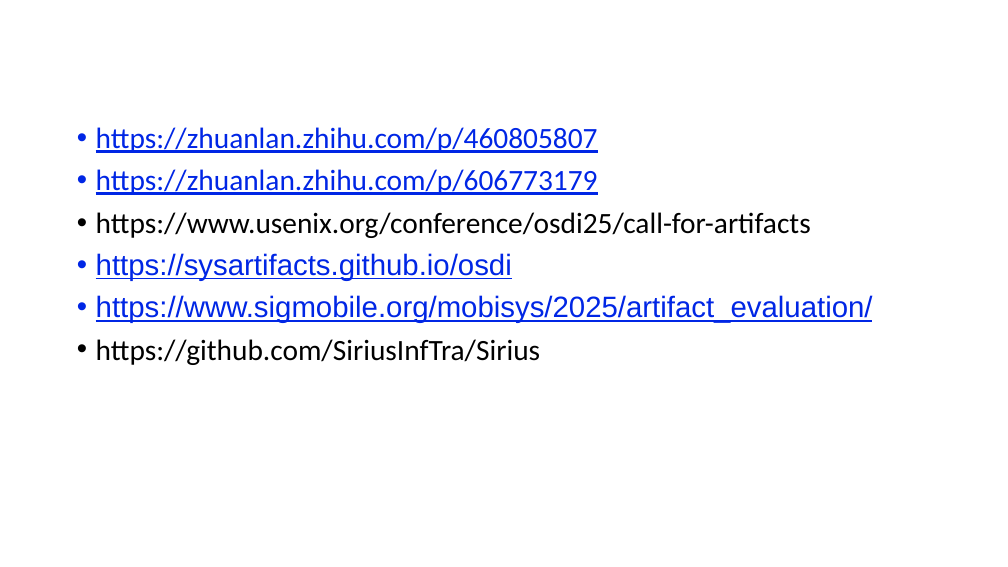
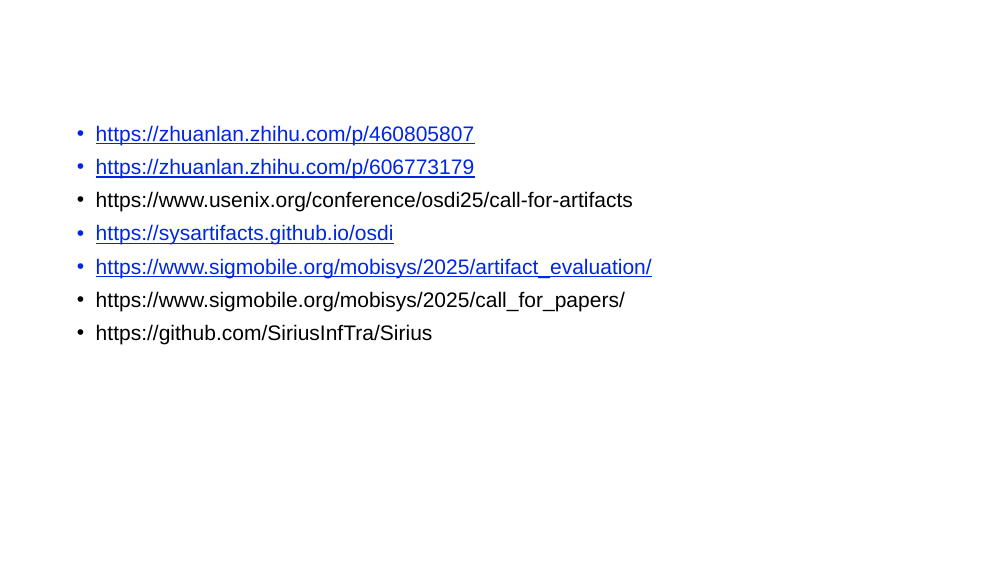
Before and after one commit to fmy-fly/Pre-ppt, a slide deck: slide 23 of AE介绍.pptx (slide 22 before the commit). Drawn at 1008x567 pixels with LibreOffice and Linux fonts; fonts in the diff are those of the drawing. Boxes give left, top, right and bottom in pixels: in the first picture for what was removed or moved away, otherwise in the second. Text is boxed around its words. In the diff, an @@ line names an element or a change of style, - is before the commit and + after.

```diff
--- a/AE介绍.pptx
+++ b/AE介绍.pptx
@@ text at <box>96,125,652,345</box>: size 28 to 20 pt in "https://zhuanlan.zhihu.com/p/460805807", "https://zhuanlan.zhihu.com/p/606773179", "https://www.usenix.org/conference/osdi25/call-for-artifacts", "https://sysartifacts.github.io/osdi" and 2 more places; font Calibri to Arial in "https://zhuanlan.zhihu.com/p/460805807", "https://zhuanlan.zhihu.com/p/606773179", "https://www.usenix.org/conference/osdi25/call-for-artifacts", "https://github.com/SiriusInfTra/Sirius" @@
@@ text at <box>96,291,625,311</box>: paragraph added @@
+• https://www.sigmobile.org/mobisys/2025/call_for_papers/
```
Also in this commit, not shown: 18 other slides changed, 2 slides added, 1 slide removed.
